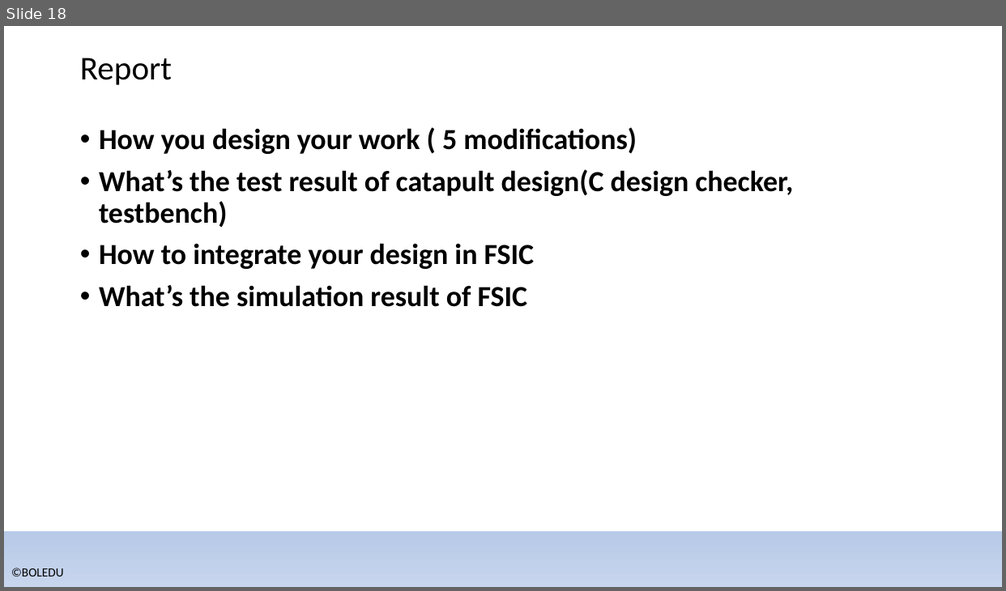
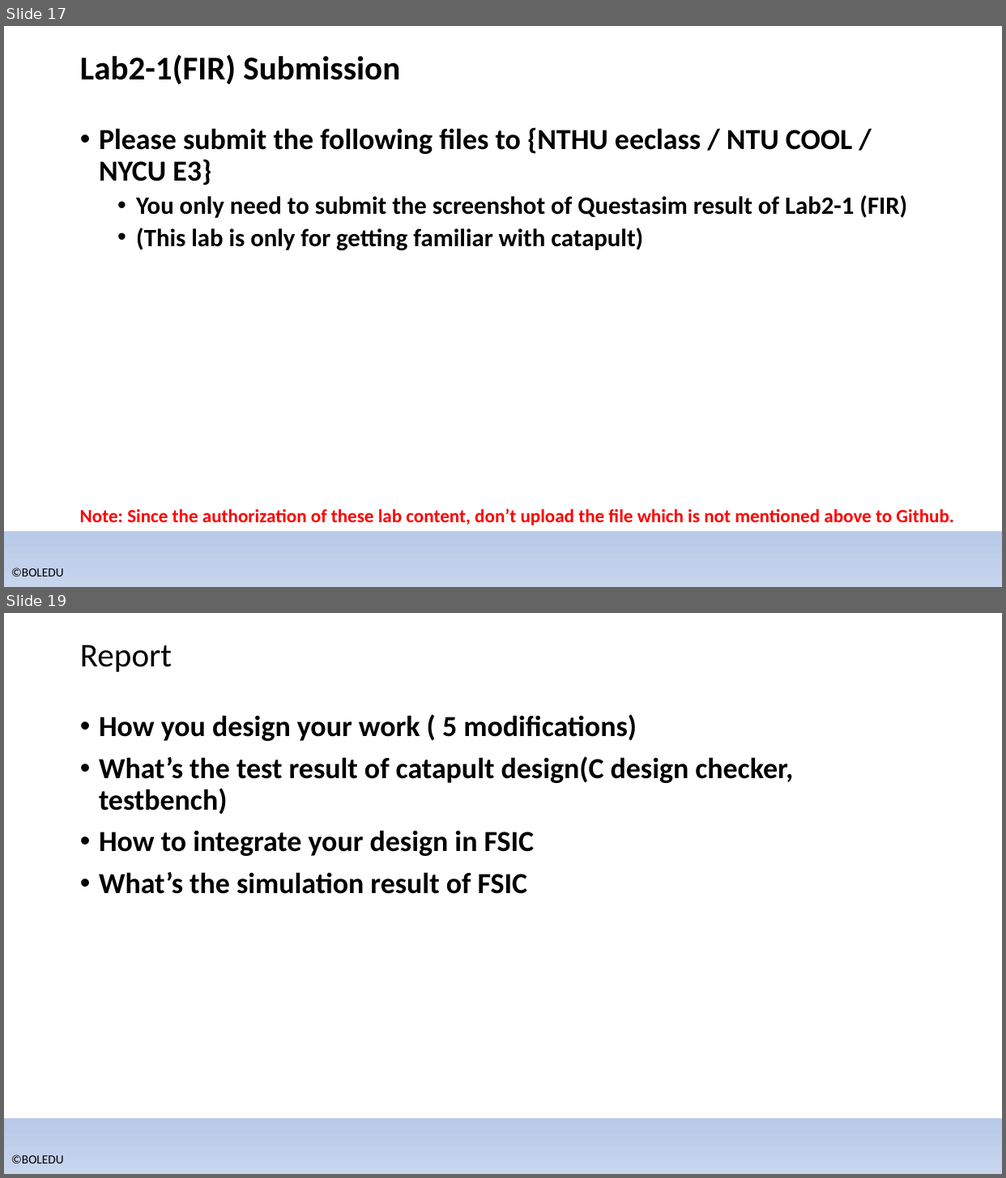
Before and after one commit to bol-edu/caravel-soc_fpga-lab, a slide deck: catapult_hls/lab_catapult_workbook.pptx. Shown one above the other, each under a label of ours: slide 18 before the commit, slides 17 and 19 after it; the slides between them are not shown. The pictures are 1006x591 and 1006x1178 pixels, drawn with LibreOffice and Linux fonts; fonts in the diff are those of the drawing; background and template pictures are left out. Boxes give left, top, right and bottom in pixels: in the first picture for what was removed or moved away, otherwise in the second. Text is boxed around its words. In the diff, an @@ line names an element or a change of style, - is before the commit and + after.

```diff
--- a/catapult_hls/lab_catapult_workbook.pptx
+++ b/catapult_hls/lab_catapult_workbook.pptx
@@ slide 17 added at bbox=[4, 26, 1002, 587], background gradient #F6F8FC to #ABC0E4 to #C7D5ED; not listed: 2 template elements that a slide beside it also shows @@
@@ title added at bbox=[80, 54, 400, 84], 32 pt, text #000000, bold @@
+Lab2-1(FIR) Submission
@@ text added at bbox=[99, 127, 907, 251], 24 pt, text #000000, bold @@
+• Please submit the following files to {NTHU eeclass / NTU COOL / NYCU E3}
+  • You only need to submit the screenshot of Questasim result of Lab2-1 (FIR)
+  • (This lab is only for getting familiar with catapult)
@@ text added at bbox=[80, 509, 954, 526], 18 pt, text #FF0000, bold @@
+Note: Since the authorization of these lab content, don’t upload the file which is not mentioned above to Github.
@@ what was slide 18 is now slide 19 @@
```
Also in this commit, not shown: 4 slides changed.
